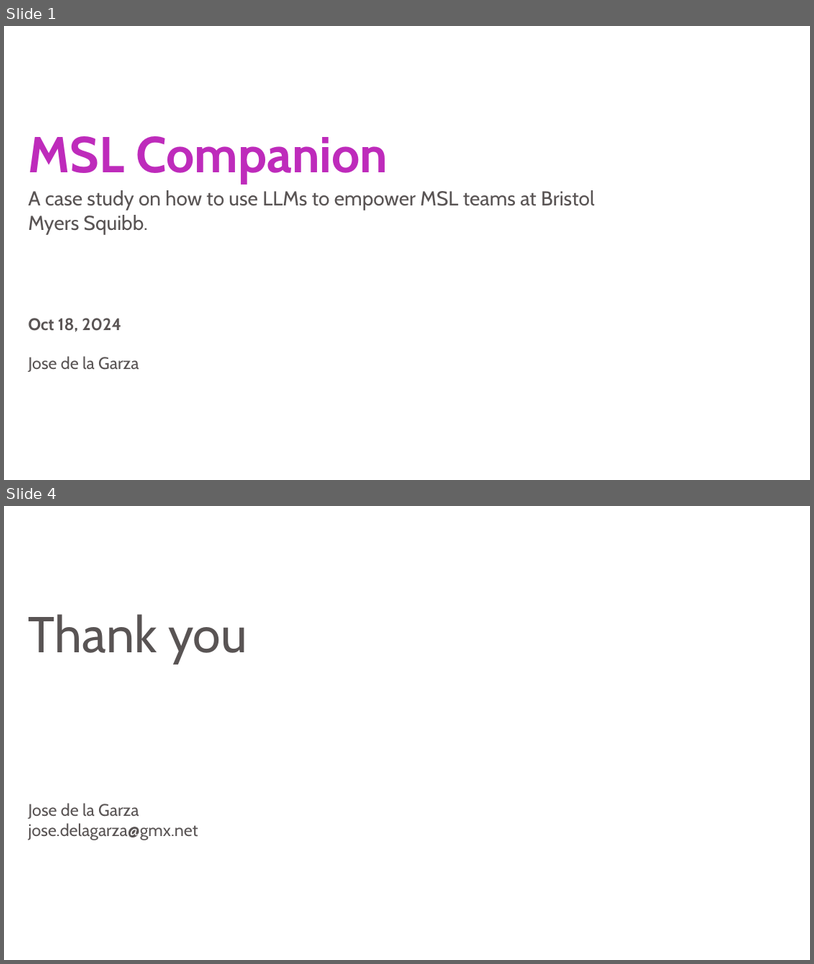
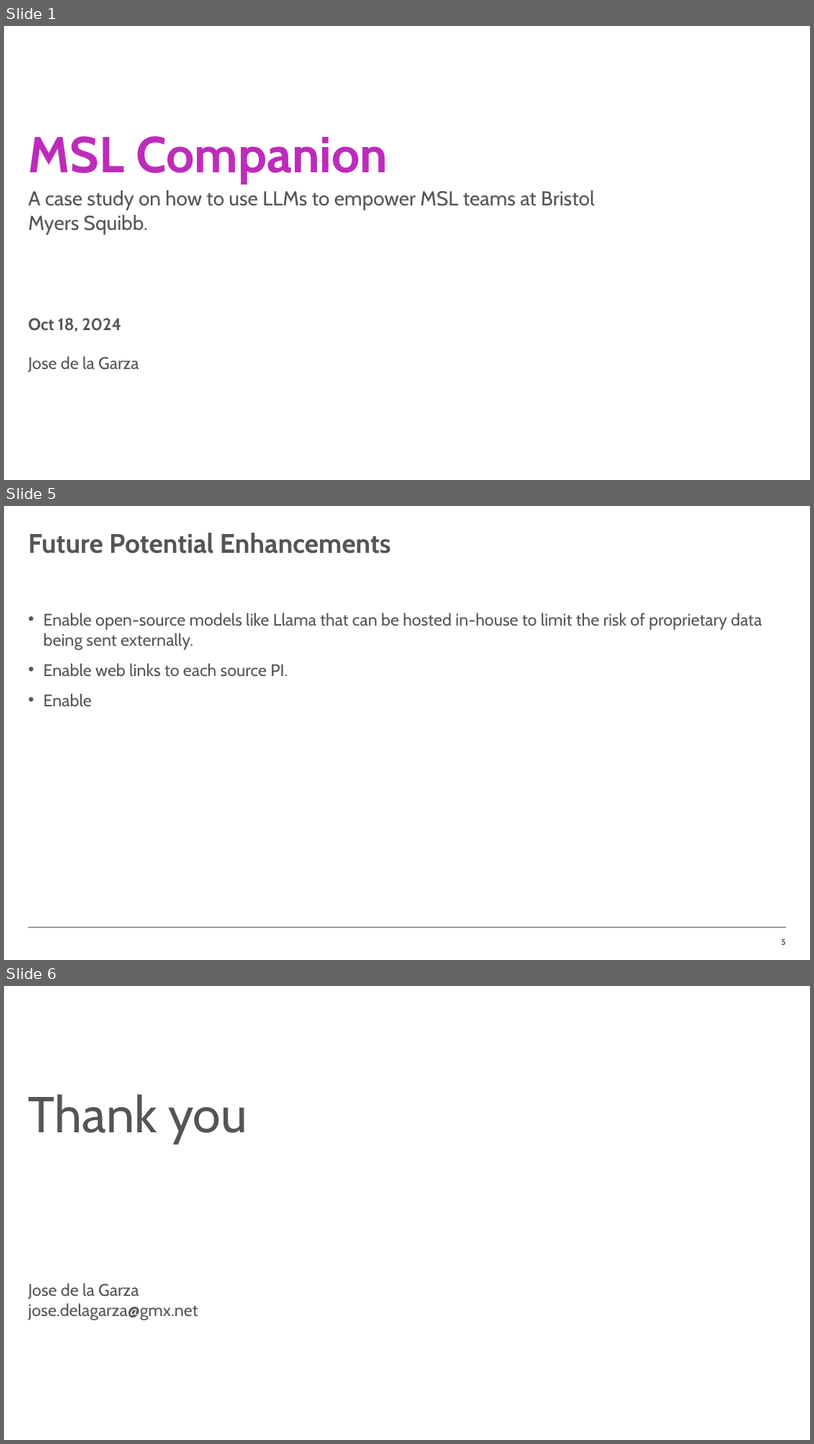
Before and after one commit to jcdlg/document-qa, a slide deck: ppt/msl-companion.pptx. Shown one above the other, each under a label of ours: slides 1 and 4 before the commit, slides 1, 5 and 6 after it; the slides between them are not shown. The pictures are 814x964 and 814x1444 pixels, drawn with LibreOffice and Linux fonts; fonts in the diff are those of the drawing; background and template pictures are left out. Boxes give left, top, right and bottom in pixels: in the first picture for what was removed or moved away, otherwise in the second. Text is boxed around its words. In the diff, an @@ line names an element or a change of style, - is before the commit and + after.

```diff
--- a/ppt/msl-companion.pptx
+++ b/ppt/msl-companion.pptx
@@ slide 5 added at box(4, 506, 810, 960), background #FFFFFF @@
@@ title added at box(28, 533, 391, 554), 32 pt, text #595454, bold @@
+Future Potential Enhancements
@@ text added at box(44, 613, 762, 706), 20 pt, text #595454 @@
+• Enable open-source models like Llama that can be hosted in-house to limit the risk of proprietary data being sent externally.
+• Enable web links to each source PI.
+• Enable
@@ line added from (28, 926) to (786, 926), #595454 0.5 pt @@
@@ page number added at box(782, 939, 786, 944), 10 pt, text #595454, bold @@
+5
@@ what was slide 4 is now slide 6 @@
```
Also in this commit, not shown: 2 slides changed, 1 other slide added, 3 other files.
